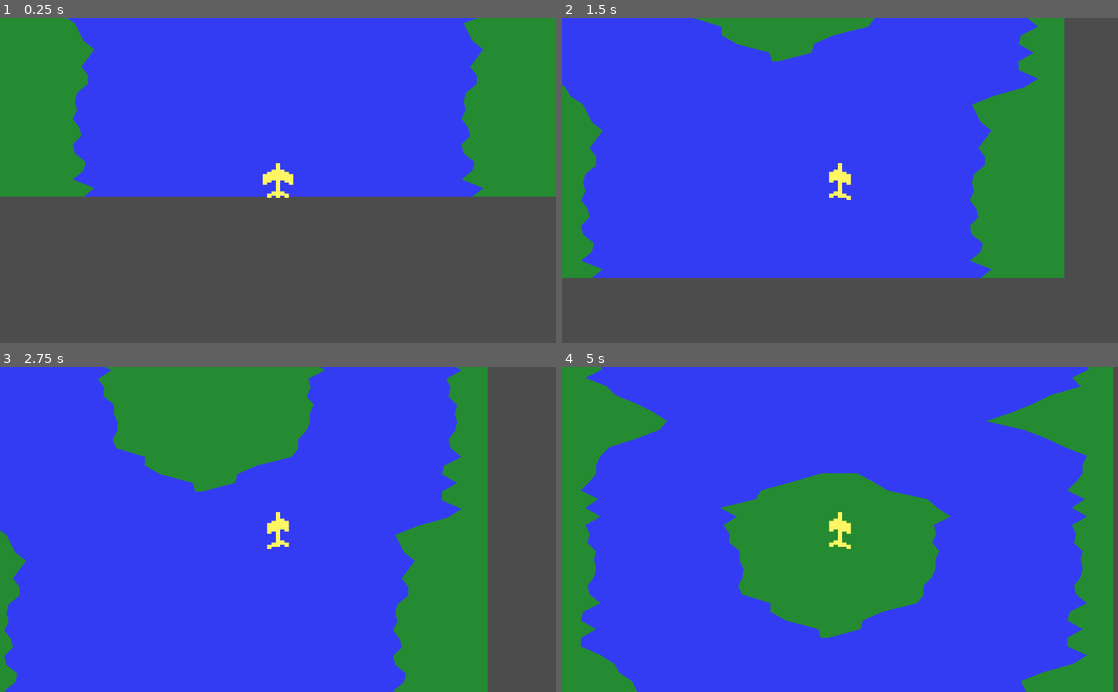
Above: before the commit, frames 1-4 (two rows, left to right).
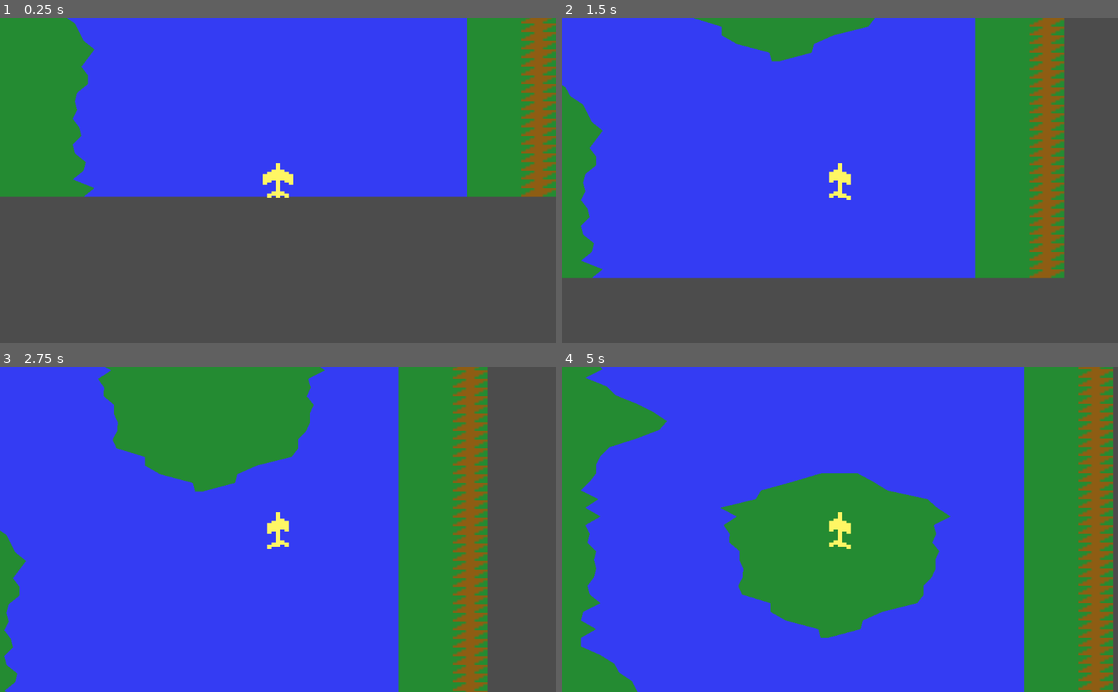
Above: after the commit, the same moments.

Repository: t-karcher/RiverRaid_v2
Game: Godot game, scene res://Main.tscn
Same seed, same stepped clock (60 frames per second), same inputs: the game is played once before the commit and once after it. The project has no main scene, so this scene is started directly.
Inputs:
- Up to frame 1 (0.25 s): no input
- Up to frame 2 (1.5 s): hold Right (ui_right) 0.53-1.28 s; hold Left (ui_left) from 1.28 s (still down)
- Up to frame 3 (2.75 s): release Left (ui_left) at 2.03 s; hold Right (ui_right) from 2.03 s (still down)
- Up to frame 4 (5 s): release Right (ui_right) at 3.53 s; hold Left (ui_left) from 3.53 s (still down)

The runs differ from the first frame. In frame 1, 3.0% of the frame differs, in the area x 83-100%, y 0-56%; in frame 2, 6.3%; in frame 3, 9.5%; in frame 4, 12%, in the area x 76-100%, y 0-100%.

Commit message:
Update RiverSection.tscn
new nodes for collision detection

Diff:
--- a/RiverSection.tscn
+++ b/RiverSection.tscn
@@ -1,6 +1,7 @@
-[gd_scene load_steps=2 format=2]
+[gd_scene load_steps=3 format=2]
 
 [ext_resource path="res://RiverSection.gd" type="Script" id=1]
+[ext_resource path="res://images/RiverRaid_Bank.png" type="Texture" id=2]
 
 [node name="RiverSection" type="Node2D"]
 script = ExtResource( 1 )
@@ -11,12 +12,6 @@
 color = Color( 0.207843, 0.239216, 0.956863, 1 )
 polygon = PoolVector2Array( 0, 0, 256, 0, 256, 4, 0, 4 )
 
-[node name="RightBank" type="Polygon2D" parent="."]
-scale = Vector2( -1, 1 )
-color = Color( 0.145098, 0.54902, 0.2, 1 )
-offset = Vector2( -256, 0 )
-polygon = PoolVector2Array( 0, 0, 41, 0, 41, 4, 0, 4 )
-
 [node name="LeftBank" type="Polygon2D" parent="."]
 color = Color( 0.145098, 0.54902, 0.2, 1 )
 polygon = PoolVector2Array( 0, 0, 51, 0, 51, 4, 0, 4 )
@@ -25,3 +20,27 @@
 position = Vector2( 128, 0 )
 color = Color( 0.145098, 0.54902, 0.2, 1 )
 polygon = PoolVector2Array( -10, 0, 10, 0, 10, 4, -10, 4 )
+
+[node name="RightBank" type="StaticBody2D" parent="."]
+position = Vector2( 256, 0 )
+rotation = -3.14159
+scale = Vector2( 1, -1 )
+
+[node name="RightGrass" type="Polygon2D" parent="RightBank"]
+color = Color( 0.145098, 0.54902, 0.2, 1 )
+polygon = PoolVector2Array( 0, 0, 41, 0, 41, 4, 0, 4 )
+
+[node name="RightColl_I" type="CollisionPolygon2D" parent="RightBank"]
+polygon = PoolVector2Array( 4, 0, 12, 0, 12, 4, 4, 4 )
+
+[node name="RightColl_L" type="CollisionPolygon2D" parent="RightBank"]
+polygon = PoolVector2Array( 7, 0, 15, 0, 9, 4, 1, 4 )
+
+[node name="RightColl_R" type="CollisionPolygon2D" parent="RightBank"]
+polygon = PoolVector2Array( 1, 0, 9, 0, 15, 4, 7, 4 )
+
+[node name="RightEdge" type="Sprite" parent="RightBank"]
+texture = ExtResource( 2 )
+centered = false
+vframes = 5
+frame = 4
